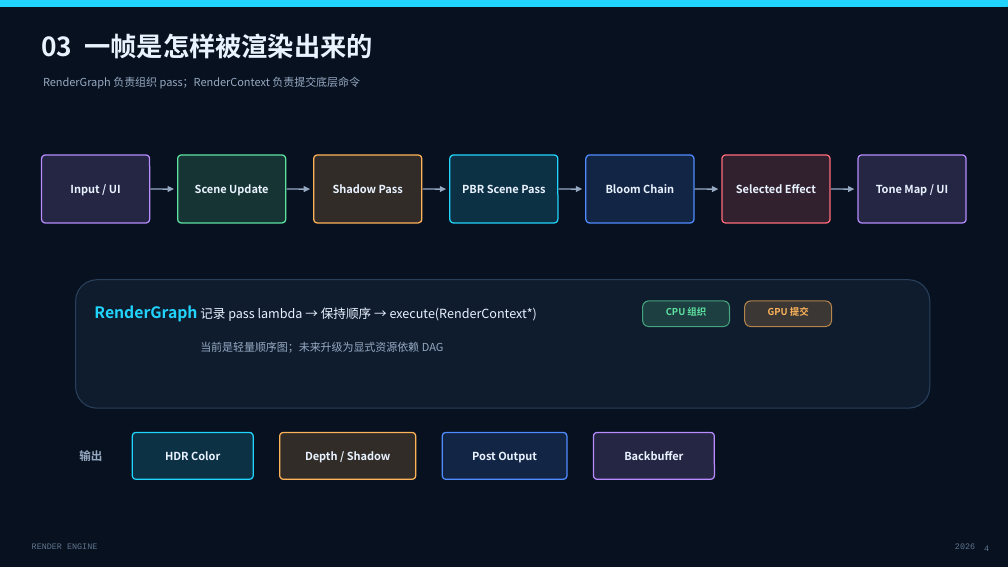
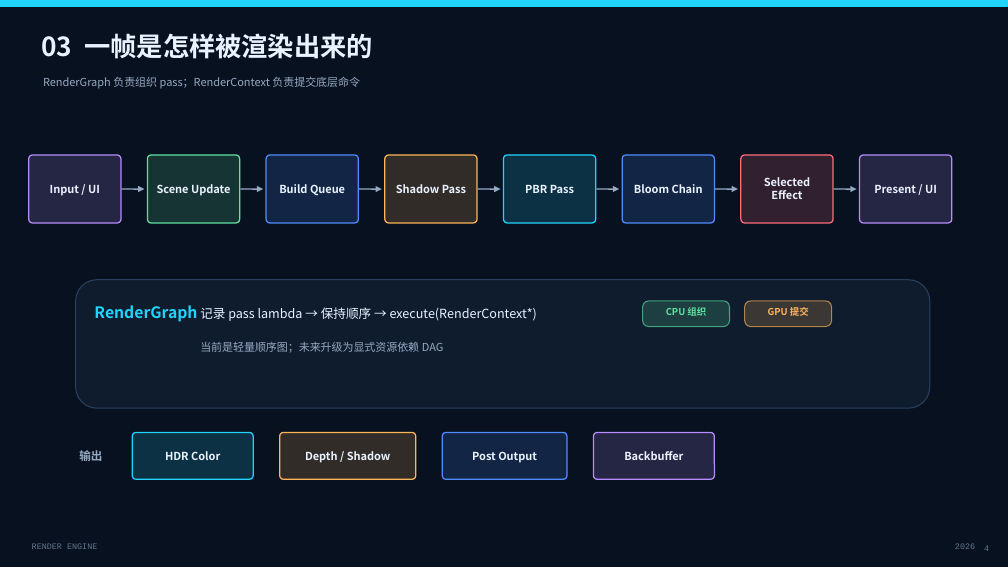
Before and after one commit to liurirui/rendering-engine, a slide deck: slide 4 of docs/RenderEngine_Project_Overview.pptx. Drawn at 1008x567 pixels with LibreOffice and Linux fonts; fonts in the diff are those of the drawing. Boxes give left, top, right and bottom in pixels: in the first picture for what was removed or moved away, otherwise in the second. Text is boxed around its words. In the diff, an @@ line names an element or a change of style, - is before the commit and + after.

Commit message:
构建基于 Bounds 的 RenderQueue 与视锥裁剪流程

```diff
--- a/docs/RenderEngine_Project_Overview.pptx
+++ b/docs/RenderEngine_Project_Overview.pptx
@@ rounded rectangle: place and size @@
-rounded rectangle at (42,155,150,223)
+rounded rectangle at (29,155,121,223)
@@ text "Input / UI": place and size @@
-text "Input / UI" at (70,185,121,196)
+text "Input / UI" at (50,185,100,196)
@@ rounded rectangle: place and size @@
-rounded rectangle at (178,155,286,223)
+rounded rectangle at (147,155,240,223)
@@ text "Scene Update": place and size @@
-text "Scene Update" at (195,184,268,196)
+text "Scene Update" at (157,184,230,196)
@@ rounded rectangle added at (266,155,358,223), fill #4F8CFF at 17% opacity, outline #4F8CFF 1.2 pt @@
@@ rounded rectangle: place and size @@
-rounded rectangle at (314,155,422,223)
+rounded rectangle at (385,155,477,223)
@@ text "Shadow Pass": place and size @@
-text "Shadow Pass" at (333,184,403,193)
+text "Shadow Pass" at (396,184,466,193)
@@ rounded rectangle: place and size @@
-rounded rectangle at (450,155,558,223)
+rounded rectangle at (504,155,596,223)
@@ rounded rectangle: place and size @@
-rounded rectangle at (586,155,694,223)
+rounded rectangle at (622,155,715,223)
@@ text "Bloom Chain": place and size @@
-text "Bloom Chain" at (606,184,674,193)
+text "Bloom Chain" at (634,184,703,193)
@@ rounded rectangle: place and size @@
-rounded rectangle at (722,155,830,223)
+rounded rectangle at (741,155,833,223)
@@ text "Selected Effect" rewrapped from (736,184,816,193) to (764,177,810,199) @@
@@ rounded rectangle: place and size @@
-rounded rectangle at (858,155,966,223)
+rounded rectangle at (860,155,952,223)
@@ arrow moved from (150, 189) - (174, 189) to (122, 189) - (144, 189) @@
@@ arrow moved from (287, 189) - (310, 189) to (240, 189) - (263, 189) @@
@@ text added at (279,184,345,195), 10.5 pt, text #E9F2FF, bold @@
+Build Queue
@@ arrow added from (359, 189) to (382, 189), #96A9C2 1.4 pt @@
@@ arrow moved from (423, 189) - (446, 189) to (478, 189) - (501, 189) @@
@@ text at (525,185,574,193): text changed @@
-PBR Scene Pass
+PBR Pass
@@ arrow moved from (559, 189) - (582, 189) to (597, 189) - (619, 189) @@
@@ arrow moved from (695, 189) - (718, 189) to (715, 189) - (738, 189) @@
@@ arrow moved from (831, 189) - (854, 189) to (834, 189) - (857, 189) @@
@@ text at (874,185,937,193): text changed @@
-Tone Map / UI
+Present / UI
```
Also in this commit, not shown: 6 other slides changed, 1 slide added, 18 other files.
